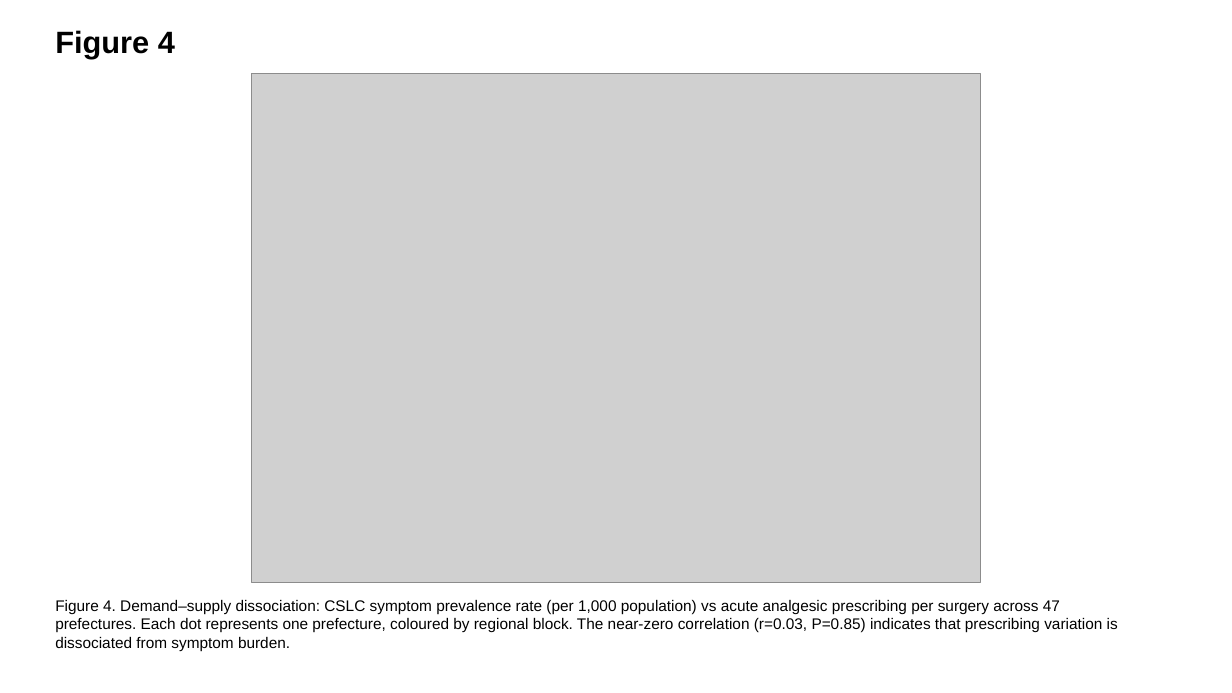
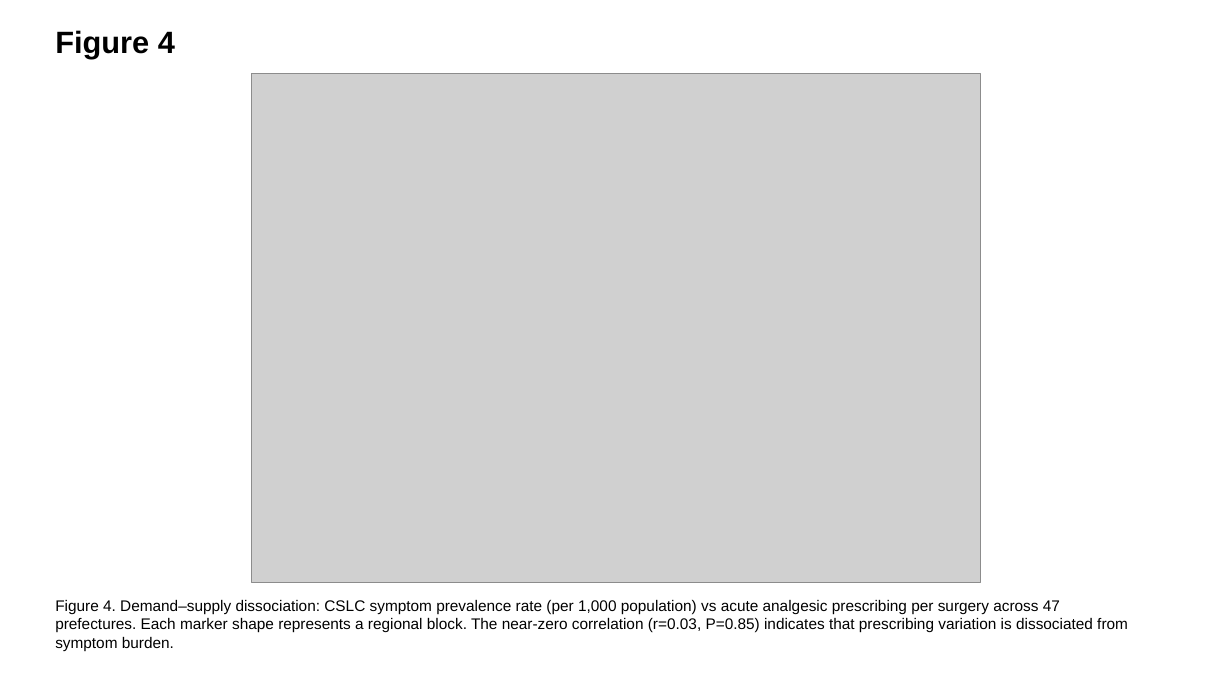
Before and after one commit to bougtoir/medical-accident-its-analysis, a slide deck: slide 4 of ndb-pain-regional-variation-japan/output/je/JE_figures_EN.pptx. Drawn at 1232x693 pixels with LibreOffice and Linux fonts; fonts in the diff are those of the drawing; grey boxes stand for pictures. Boxes give left, top, right and bottom in pixels: in the first picture for what was removed or moved away, otherwise in the second. Text is boxed around its words. In the diff, an @@ line names an element or a change of style, - is before the commit and + after.

```diff
--- a/ndb-pain-regional-variation-japan/output/je/JE_figures_EN.pptx
+++ b/ndb-pain-regional-variation-japan/output/je/JE_figures_EN.pptx
@@ text at (55, 600, 1128, 651): text changed @@
-Figure 4. Demand–supply dissociation: CSLC symptom prevalence rate (per 1,000 population) vs acute analgesic prescribing per surgery across 47 prefectures. Each dot represents one prefecture, coloured by regional block. The near-zero correlation (r=0.03, P=0.85) indicates that prescribing variation is dissociated from symptom burden.
+Figure 4. Demand–supply dissociation: CSLC symptom prevalence rate (per 1,000 population) vs acute analgesic prescribing per surgery across 47 prefectures. Each marker shape represents a regional block. The near-zero correlation (r=0.03, P=0.85) indicates that prescribing variation is dissociated from symptom burden.
```
Also in this commit, not shown: 3 other slides changed, 22 other files.
